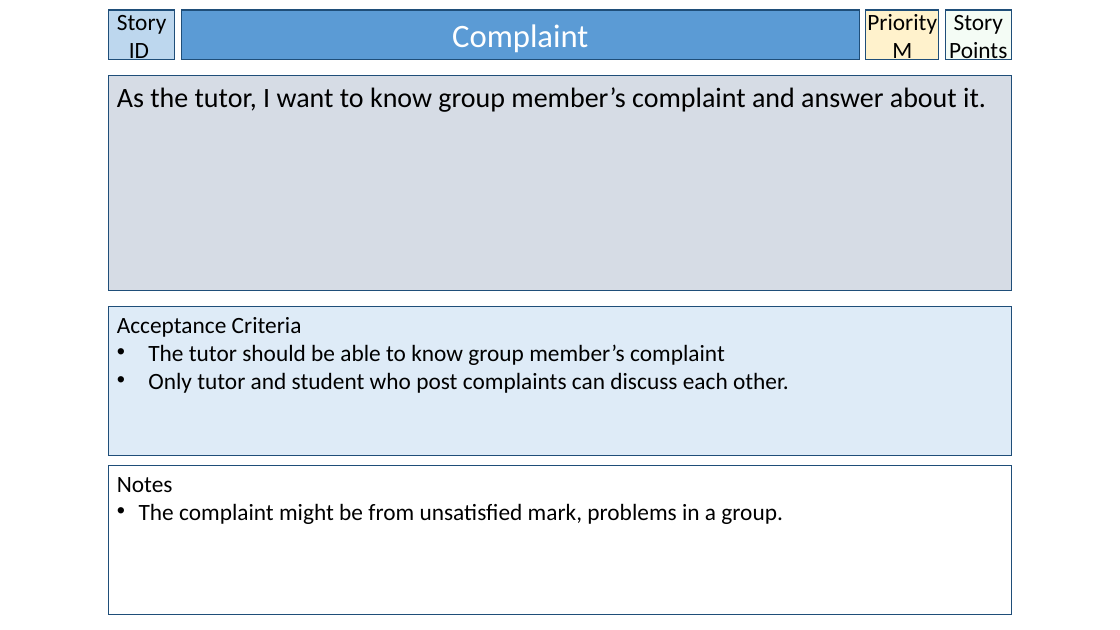
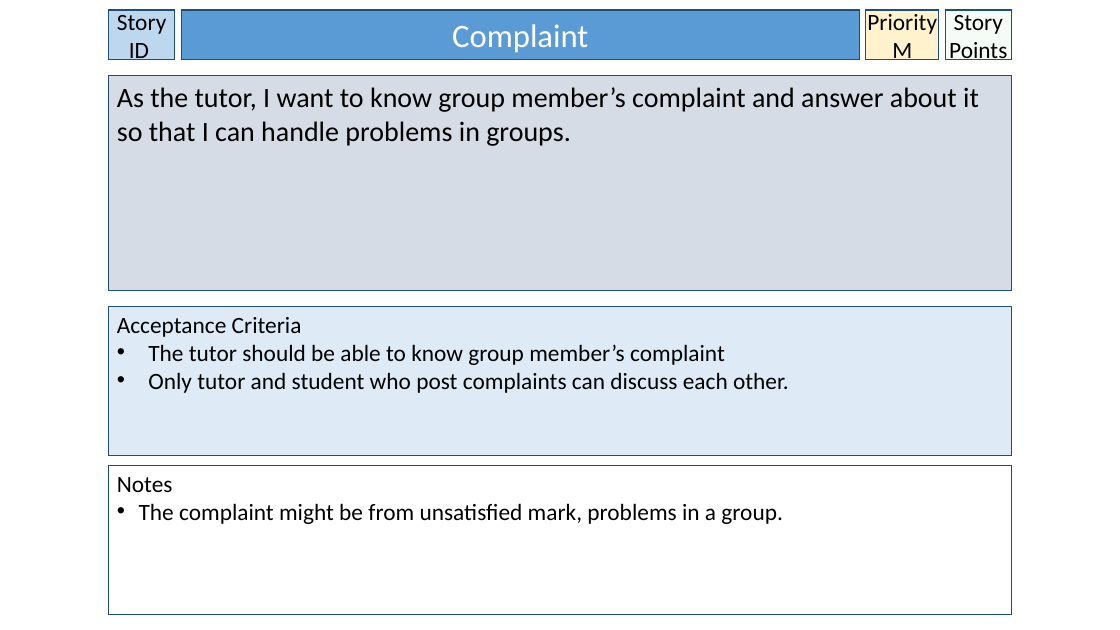
Before and after one commit to BrissyKim/group14, a slide deck: slide 3 of User_story/Seyoung User Stories.pptx. Drawn at 1120x630 pixels with LibreOffice and Linux fonts; fonts in the diff are those of the drawing. Boxes give left, top, right and bottom in pixels: in the first picture for what was removed or moved away, otherwise in the second. Text is boxed around its words. In the diff, an @@ line names an element or a change of style, - is before the commit and + after.

```diff
--- a/User_story/Seyoung User Stories.pptx
+++ b/User_story/Seyoung User Stories.pptx
@@ text in rectangle at (117,87,979,146): text changed @@
-As the tutor, I want to know group member’s complaint and answer about it.
+As the tutor, I want to know group member’s complaint and answer about it so that I can handle problems in groups.
```
Also in this commit, not shown: 3 other slides changed.
